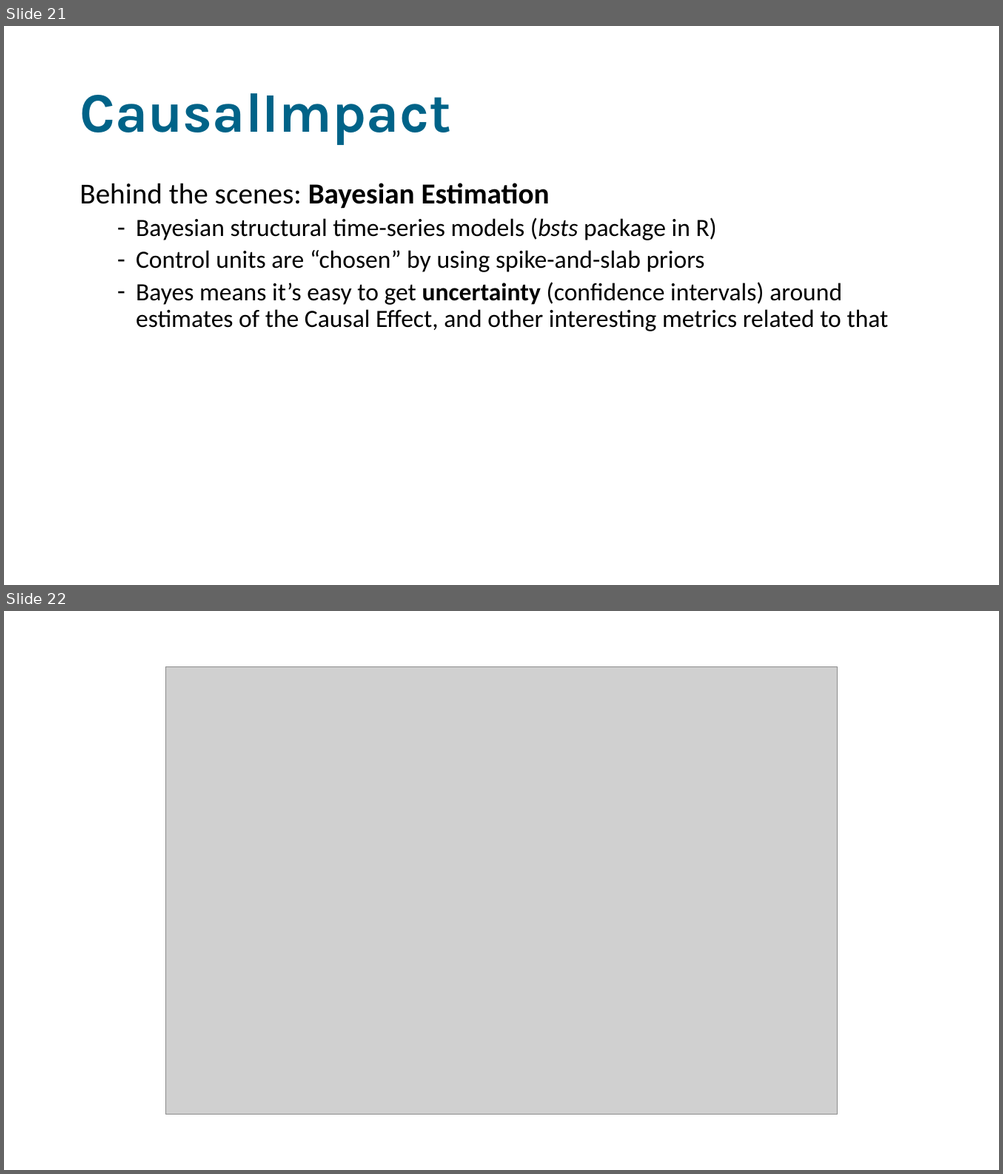
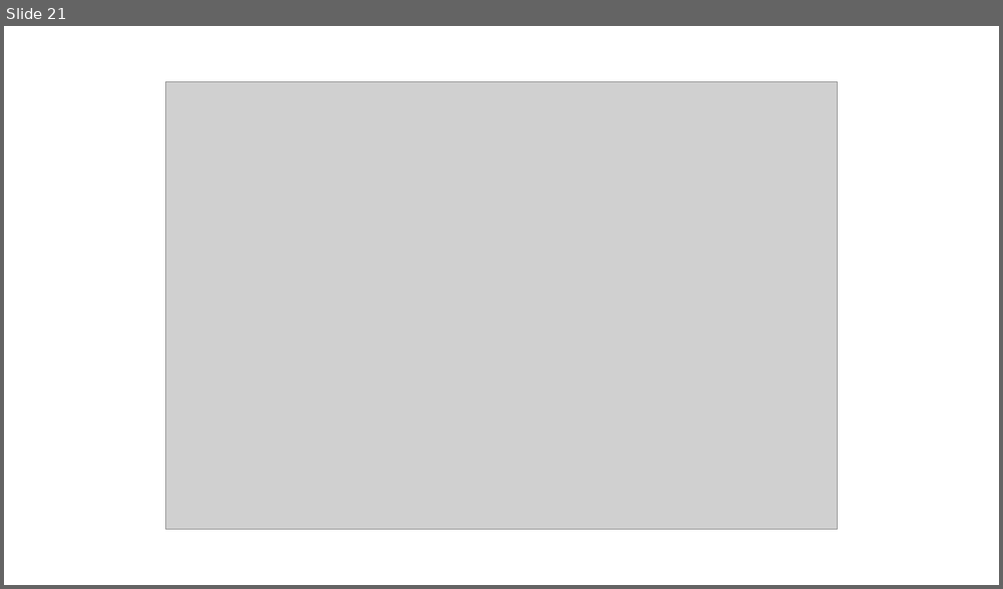
Before and after one commit to sodascience/workshop_causal_impact_assessment, a slide deck: lectures/04_causal_impact/causal_impact.pptx. Shown one above the other, each under a label of ours: slides 21 and 22 before the commit, slide 21 after it. The pictures are 1003x1174 and 1003x589 pixels, drawn with LibreOffice and Linux fonts; fonts in the diff are those of the drawing; grey boxes stand for pictures. Boxes give left, top, right and bottom in pixels: in the first picture for what was removed or moved away, otherwise in the second. Text is boxed around its words. In the diff, an @@ line names an element or a change of style, - is before the commit and + after.

Commit message:
first draft its and causal impact lecture, small changes elsewhere

```diff
--- a/lectures/04_causal_impact/causal_impact.pptx
+++ b/lectures/04_causal_impact/causal_impact.pptx
@@ slide 21 removed at [4,26,999,585], background #FFFFFF @@
@@ title removed at [79,93,450,145] @@
-CausalImpact
@@ text removed at [79,183,888,332] @@
-Behind the scenes: Bayesian Estimation
-  – Bayesian structural time-series models (bsts package in R)
-  – Control units are “chosen” by using spike-and-slab priors
-  – Bayes means it’s easy to get uncertainty (confidence intervals) around estimates of the Causal Effect, and other interesting metrics related to that
@@ what was slide 22 is now slide 21 @@
```
Also in this commit, not shown: 4 slides changed, 3 slides added, 4 other slides removed, 5 other files.
